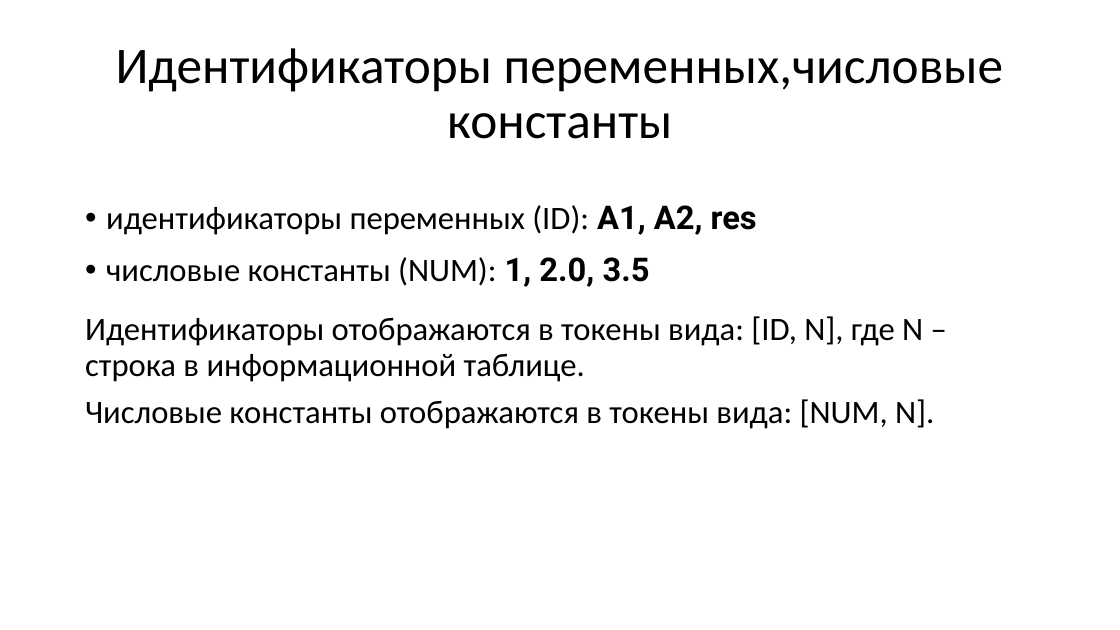
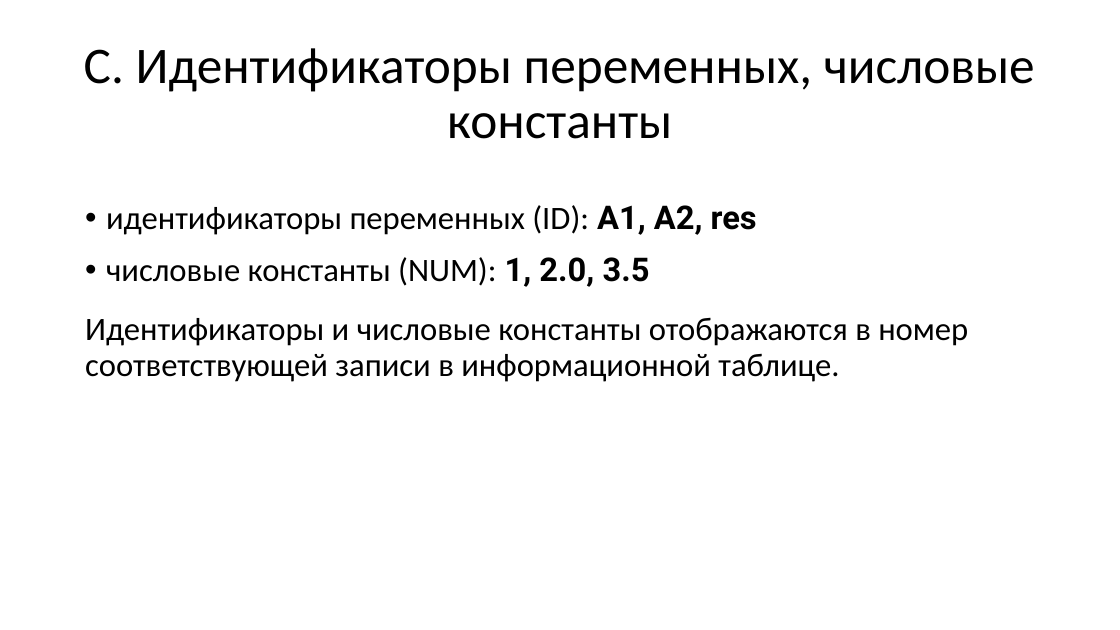
Before and after one commit to goddamnteam/korzun, a slide deck: slide 8 of task3.pptx. Drawn at 1120x630 pixels with LibreOffice and Linux fonts; fonts in the diff are those of the drawing. Boxes give left, top, right and bottom in pixels: in the first picture for what was removed or moved away, otherwise in the second. Text is boxed around its words. In the diff, an @@ line names an element or a change of style, - is before the commit and + after.

```diff
--- a/task3.pptx
+++ b/task3.pptx
@@ title at [84,48,1035,139]: text changed @@
-Идентификаторы переменных,числовые константы
+С. Идентификаторы переменных, числовые константы
@@ text at [85,317,968,382]: text changed @@
-Идентификаторы отображаются в токены вида: [ID, N], где N – строка в информационной таблице.
-Числовые константы отображаются в токены вида: [NUM, N].
+Идентификаторы и числовые константы отображаются в номер соответствующей записи в информационной таблице.
```
Also in this commit, not shown: 33 other slides changed, 1 slide added, 1 slide removed.
